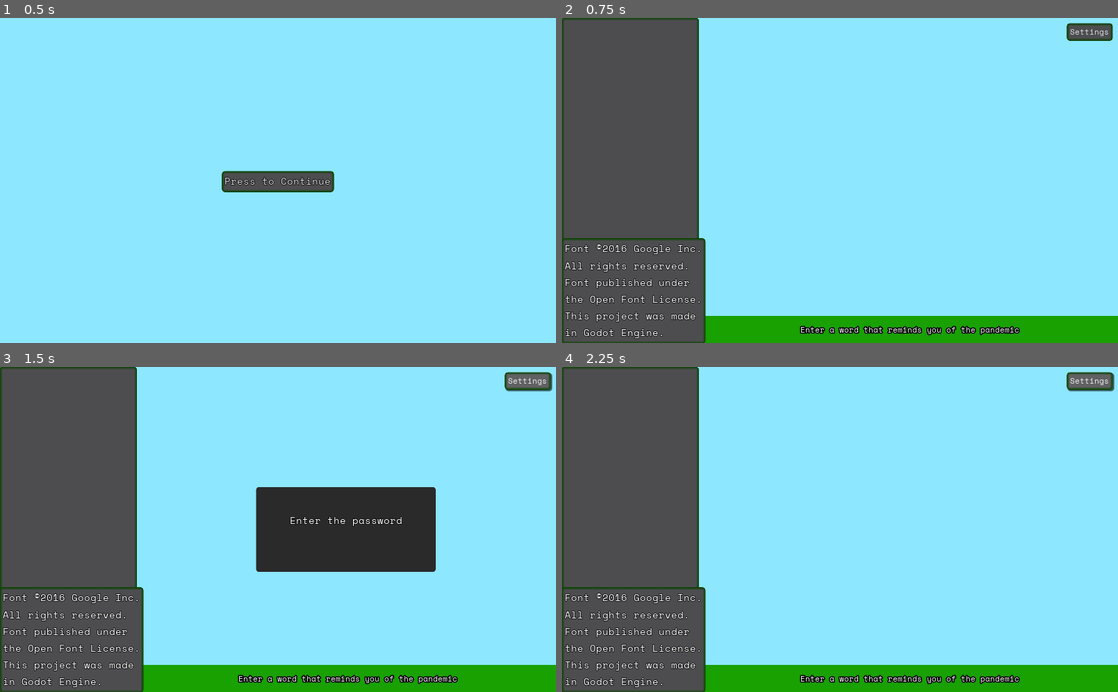
Above: before the commit, frames 1-4 (two rows, left to right).
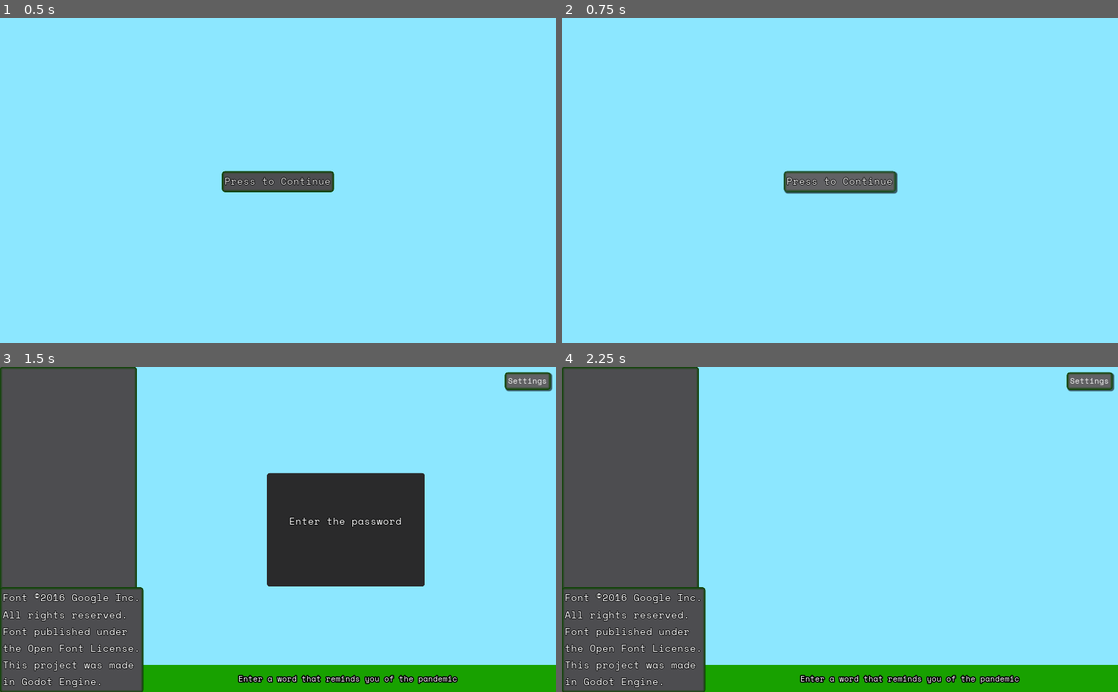
Above: after the commit, the same moments.

Repository: the-alex-g/CornerstoneCompo2022
Game: Godot game, scene res://SplashScreen.tscn
Two runs of this game, one before a commit and one after it. Both use one fixed random seed, a clock stepped at 60 frames per second and the inputs below. Sound files missing from this copy of the repository are replaced by a short silence.
Inputs:
- Up to frame 1 (0.5 s): no input
- Up to frame 2 (0.75 s): click "Press to Continue" at 0.5 s
- Up to frame 3 (1.5 s): click "Settings" at 1.25 s
- Up to frame 4 (2.25 s): tap Enter at 2 s

Frame 1 is identical in both runs. In frame 2, 33% of the frame differs, in the area x 0-100%, y 0-100%; in frame 3, 3.8%; in frame 4, nothing differs.

Commit message:
Add music and sfeck

Diff:
--- a/project/Main.gd
+++ b/project/Main.gd
@@ -35,9 +35,13 @@
 onready var _menu_container = $PopupPanel/Menu as VBoxContainer
 onready var _popup = $PopupPanel as Panel
 onready var _settings_button = $Settings as Button
+onready var _music = $AudioStreamPlayer as AudioStreamPlayer
+onready var _click = $Click as AudioStreamPlayer
 
 
 func _ready()->void:
+	_music.play()
+
 	_text_display.text = MESSAGE
 	var generator := SkylineGenerator.new()
 	var dict := generator.compile()
@@ -224,6 +228,7 @@
 
 
 func _on_Settings_pressed()->void:
+	_click.play()
 	_popup.visible = true
 	_password_container.visible = true
 	_menu_container.visible = false
@@ -232,12 +237,20 @@
 
 
 func _on_ClearButton_pressed()->void:
+	_click.play()
 	_clear()
 
 
-func _on_FullScreen_toggled(button_pressed)->void:
+func _on_FullScreen_toggled(button_pressed:bool)->void:
+	_click.play()
 	OS.window_fullscreen = button_pressed
 
 
 func _on_Done_pressed()->void:
+	_click.play()
 	_popup.visible = false
+
+
+func _on_Mute_pressed(button_pressed:bool)->void:
+	_click.play()
+	AudioServer.set_bus_mute(0, button_pressed)
--- a/project/Main.tscn
+++ b/project/Main.tscn
@@ -1,10 +1,12 @@
-[gd_scene load_steps=6 format=2]
+[gd_scene load_steps=8 format=2]
 
 [ext_resource path="res://Main.gd" type="Script" id=1]
 [ext_resource path="res://theme.tres" type="Theme" id=2]
 [ext_resource path="res://Styles/DisplayStyle.tres" type="StyleBox" id=3]
 [ext_resource path="res://Fonts/Large.tres" type="DynamicFont" id=4]
 [ext_resource path="res://Styles/Dark.tres" type="StyleBox" id=5]
+[ext_resource path="res://Music/CornerstoneCompo.wav" type="AudioStream" id=6]
+[ext_resource path="res://Music/ButtonPress.wav" type="AudioStream" id=7]
 
 [node name="Main" type="Control"]
 anchor_right = 1.0
@@ -137,16 +139,20 @@
 "_edit_use_anchors_": false
 }
 
+[node name="AudioStreamPlayer" type="AudioStreamPlayer" parent="."]
+stream = ExtResource( 6 )
+autoplay = true
+
 [node name="PopupPanel" type="Panel" parent="."]
 visible = false
 anchor_left = 0.5
 anchor_top = 0.5
 anchor_right = 0.5
 anchor_bottom = 0.5
-margin_left = -40.0
-margin_top = -78.0
-margin_right = 290.0
-margin_bottom = 78.0
+margin_left = -20.0
+margin_top = -104.5
+margin_right = 270.0
+margin_bottom = 104.5
 custom_styles/panel = ExtResource( 5 )
 __meta__ = {
 "_edit_use_anchors_": false
@@ -180,15 +186,14 @@
 align = 1
 
 [node name="Menu" type="VBoxContainer" parent="PopupPanel"]
-visible = false
 anchor_left = 0.5
 anchor_top = 0.5
 anchor_right = 0.5
 anchor_bottom = 0.5
 margin_left = -95.0
-margin_top = -63.0
+margin_top = -86.0
 margin_right = 95.0
-margin_bottom = 63.0
+margin_bottom = 86.0
 __meta__ = {
 "_edit_use_anchors_": false
 }
@@ -199,23 +204,34 @@
 custom_fonts/font = ExtResource( 4 )
 text = "Fullscreen"
 
+[node name="Mute" type="CheckButton" parent="PopupPanel/Menu"]
+margin_top = 46.0
+margin_right = 190.0
+margin_bottom = 88.0
+custom_fonts/font = ExtResource( 4 )
+text = "Mute"
+
 [node name="ClearButton" type="Button" parent="PopupPanel/Menu"]
-margin_top = 46.0
-margin_right = 190.0
-margin_bottom = 84.0
+margin_top = 92.0
+margin_right = 190.0
+margin_bottom = 130.0
 custom_fonts/font = ExtResource( 4 )
 text = "Clear"
 
 [node name="Done" type="Button" parent="PopupPanel/Menu"]
-margin_top = 88.0
-margin_right = 190.0
-margin_bottom = 126.0
+margin_top = 134.0
+margin_right = 190.0
+margin_bottom = 172.0
 custom_fonts/font = ExtResource( 4 )
 text = "Back"
+
+[node name="Click" type="AudioStreamPlayer" parent="."]
+stream = ExtResource( 7 )
 
 [connection signal="timeout" from="AdvanceStringTimer" to="." method="_on_AdvanceStringTimer_timeout"]
 [connection signal="timeout" from="ClearTimer" to="." method="_on_ClearTimer_timeout"]
 [connection signal="pressed" from="Settings" to="." method="_on_Settings_pressed"]
 [connection signal="toggled" from="PopupPanel/Menu/FullScreen" to="." method="_on_FullScreen_toggled"]
+[connection signal="toggled" from="PopupPanel/Menu/Mute" to="." method="_on_Mute_pressed"]
 [connection signal="pressed" from="PopupPanel/Menu/ClearButton" to="." method="_on_ClearButton_pressed"]
 [connection signal="pressed" from="PopupPanel/Menu/Done" to="." method="_on_Done_pressed"]
--- a/project/SplashScreen.gd
+++ b/project/SplashScreen.gd
@@ -2,5 +2,9 @@
 
 
 func _on_Button_pressed()->void:
+	$AudioStreamPlayer.play()
+
+
+func _on_AudioStreamPlayer_finished()->void:
 	# warning-ignore:return_value_discarded
 	get_tree().change_scene("res://Main.tscn")
--- a/project/SplashScreen.tscn
+++ b/project/SplashScreen.tscn
@@ -1,8 +1,9 @@
-[gd_scene load_steps=4 format=2]
+[gd_scene load_steps=5 format=2]
 
 [ext_resource path="res://Fonts/Large.tres" type="DynamicFont" id=1]
 [ext_resource path="res://SplashScreen.gd" type="Script" id=2]
 [ext_resource path="res://theme.tres" type="Theme" id=3]
+[ext_resource path="res://Music/ButtonPress.wav" type="AudioStream" id=4]
 
 [node name="SplashScreen" type="Control"]
 anchor_right = 1.0
@@ -33,5 +34,12 @@
 grow_horizontal = 2
 custom_fonts/font = ExtResource( 1 )
 text = "Press to Continue"
+__meta__ = {
+"_edit_use_anchors_": false
+}
+
+[node name="AudioStreamPlayer" type="AudioStreamPlayer" parent="."]
+stream = ExtResource( 4 )
 
 [connection signal="pressed" from="Button" to="." method="_on_Button_pressed"]
+[connection signal="finished" from="AudioStreamPlayer" to="." method="_on_AudioStreamPlayer_finished"]
Not shown, added: project/Music/ButtonPress.wav.import
Not shown, added: project/Music/CornerstoneCompo.wav.import
Not shown, added: project/Music/ButtonPress.wav
Not shown, added: project/Music/CornerstoneCompo.wav
